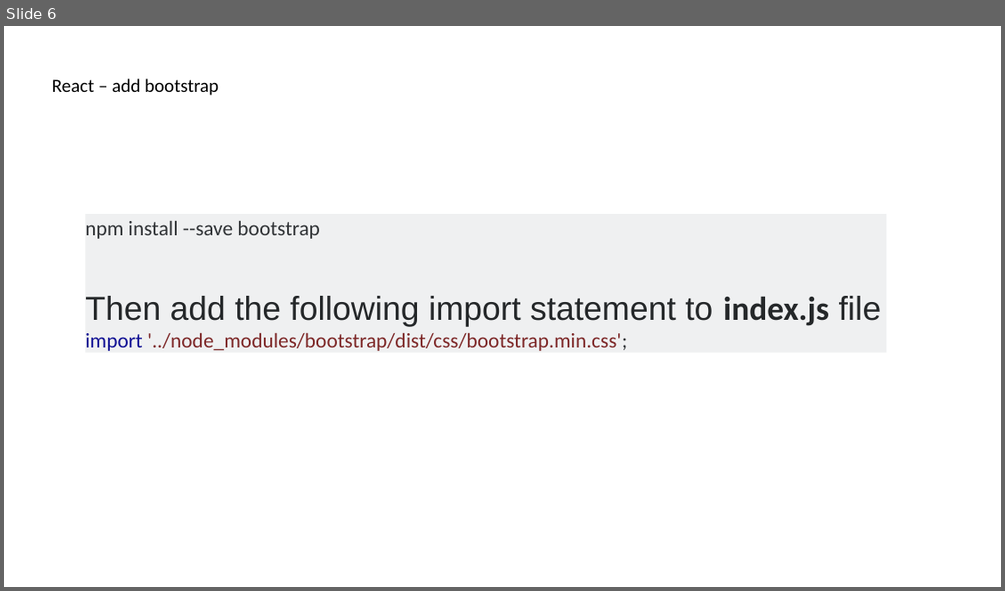
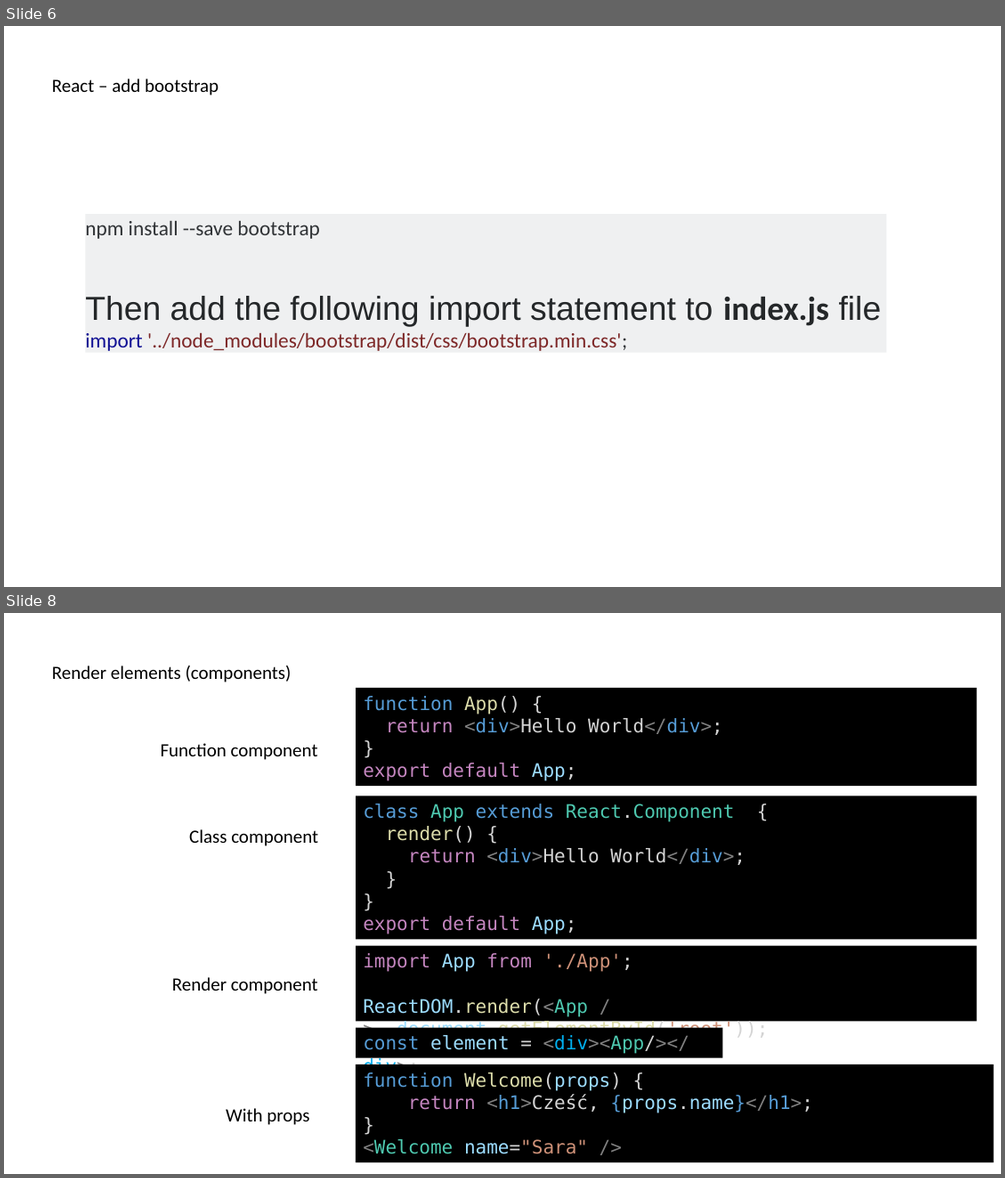
Before and after one commit to delprzemo/reactjs-starter, a slide deck: tutorial/ReactjsTraining.pptx. Shown one above the other, each under a label of ours: slide 6 before the commit, slides 6 and 8 after it; the slides between them are not shown. The pictures are 1005x591 and 1005x1178 pixels, drawn with LibreOffice and Linux fonts; fonts in the diff are those of the drawing. Boxes give left, top, right and bottom in pixels: in the first picture for what was removed or moved away, otherwise in the second. Text is boxed around its words. In the diff, an @@ line names an element or a change of style, - is before the commit and + after.

```diff
--- a/tutorial/ReactjsTraining.pptx
+++ b/tutorial/ReactjsTraining.pptx
@@ slide 8 added at <box>4,613,1001,1174</box>, background #FFFFFF @@
@@ text added at <box>52,666,291,682</box>, 18 pt, text #000000 @@
+Render elements (components)
@@ rectangle added at <box>356,688,976,786</box>, fill #000000, 18 pt, text #C586C0 @@
+function App() {
+return <div>Hello World</div>;
+}
+export default App;
@@ text added at <box>161,743,318,760</box>, 18 pt, text #000000 @@
+Function component
@@ rectangle added at <box>356,795,976,939</box>, fill #000000, 18 pt, text #D4D4D4 @@
+class App extends React.Component {
+render() {
+return <div>Hello World</div>;
+}
+}
+export default App;
@@ text added at <box>189,829,318,846</box>, 18 pt, text #000000 @@
+Class component
@@ rectangle added at <box>356,946,976,1022</box>, fill #000000, 18 pt, text #DCDCAA @@
+import App from './App';
+ReactDOM.render(<App />, document.getElementById('root'));
@@ text added at <box>172,977,318,994</box>, 18 pt, text #000000 @@
+Render component
@@ rectangle added at <box>356,1027,722,1057</box>, fill #000000, 18 pt, text #9CDCFE @@
+const element = <div><App/></div>;
@@ rectangle added at <box>356,1064,994,1162</box>, fill #000000, 18 pt, text #9CDCFE @@
+function Welcome(props) {
+return <h1>Cześć, {props.name}</h1>;
+}
+<Welcome name="Sara" />
@@ text added at <box>226,1108,309,1125</box>, 18 pt, text #000000 @@
+With props
```
Also in this commit, not shown: 1 slide changed, 1 other slide added, 1 slide removed, 15 other files.
